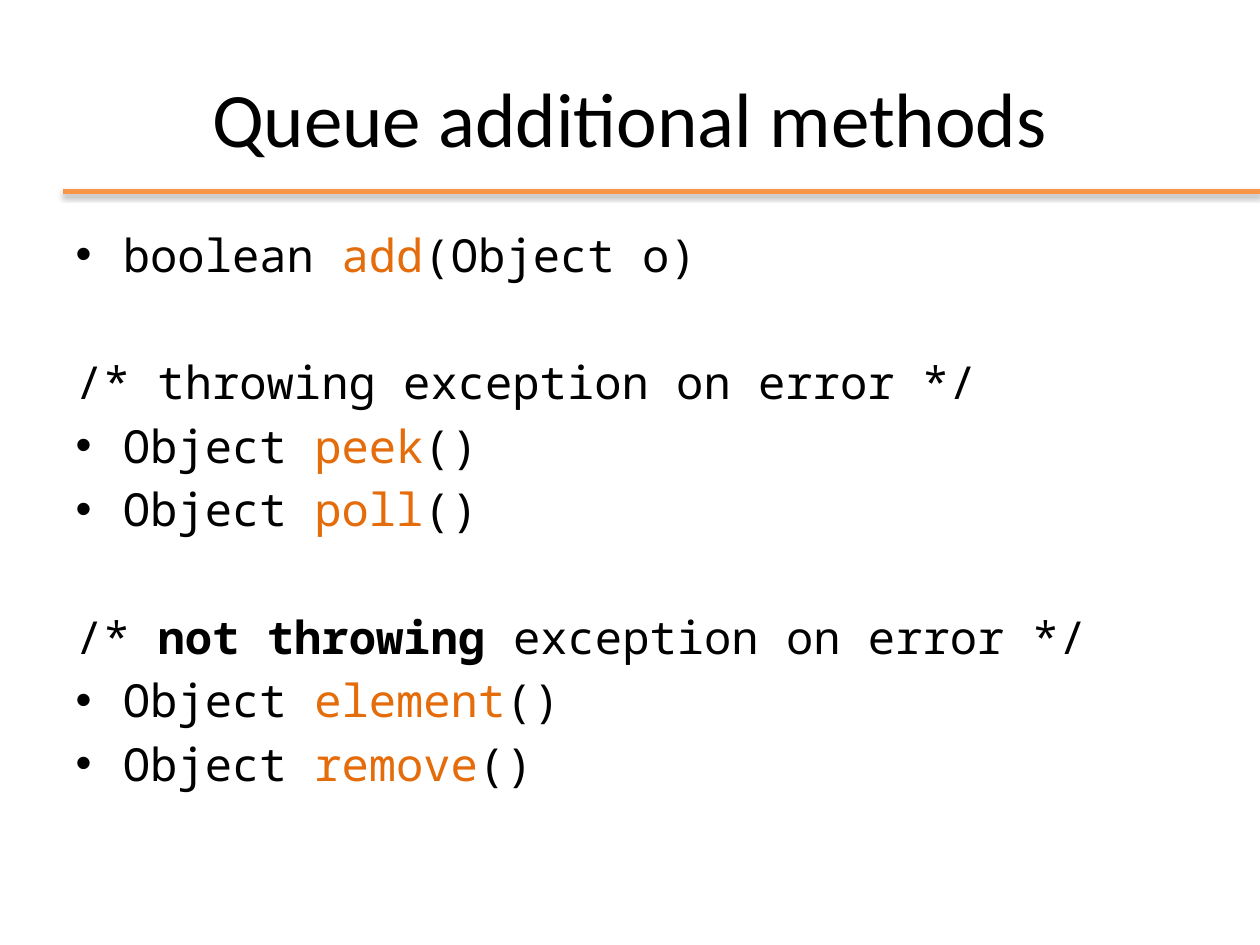
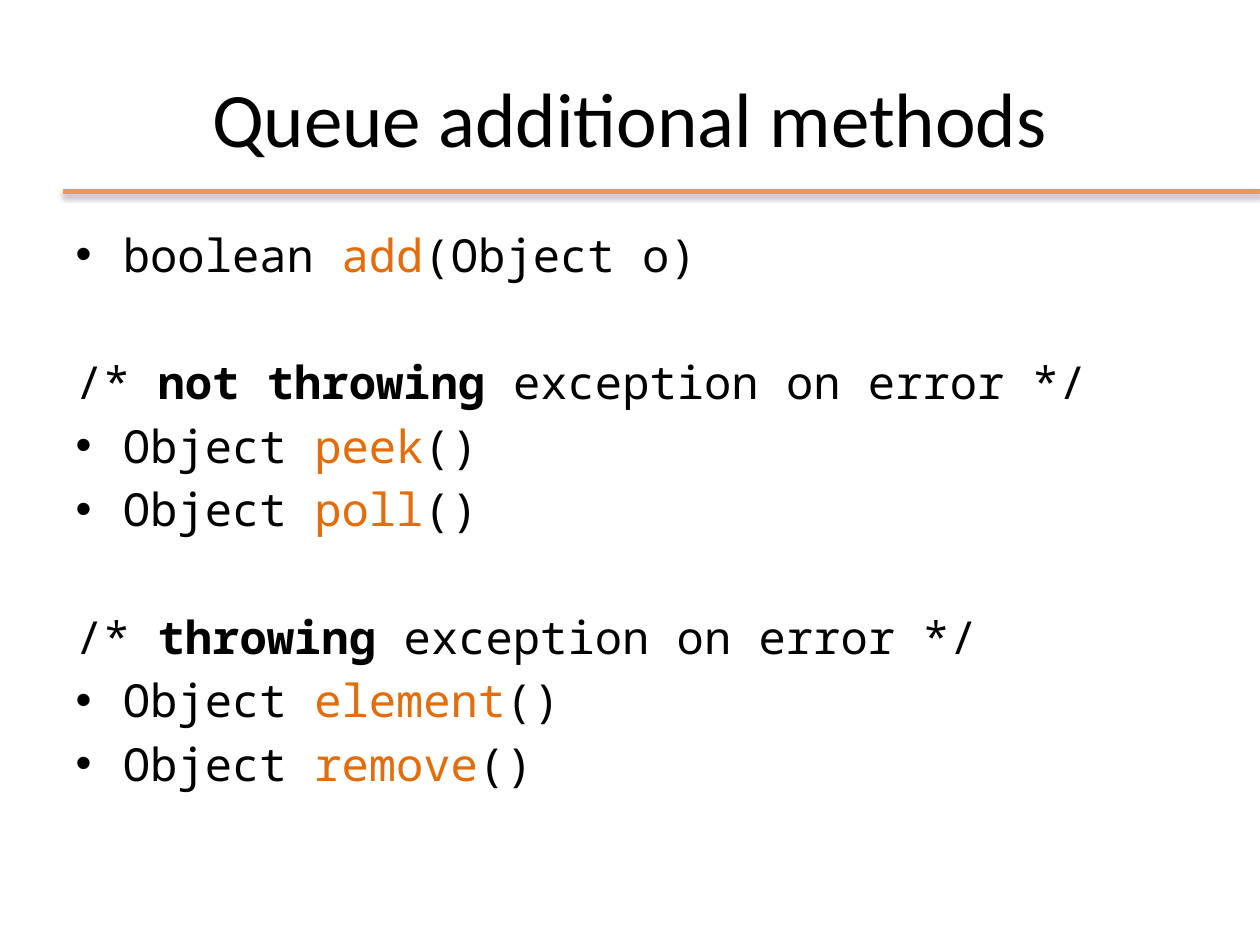
Before and after one commit to Andrea99-beep/ooprogramming, a slide deck: slide 29 of slides/ppt/04_Collections.pptx. Drawn at 1260x945 pixels with LibreOffice and Linux fonts; fonts in the diff are those of the drawing; background and template pictures are left out. Boxes give left, top, right and bottom in pixels: in the first picture for what was removed or moved away, otherwise in the second. Text is boxed around its words. In the diff, an @@ line names an element or a change of style, - is before the commit and + after.

```diff
--- a/slides/ppt/04_Collections.pptx
+++ b/slides/ppt/04_Collections.pptx
@@ text at [158, 363, 1005, 410]: text changed @@
-/* throwing exception on error */
+/* not throwing exception on error */
@@ text at [158, 618, 896, 665]: text changed @@
-/* not throwing exception on error */
+/* throwing exception on error */
```
Also in this commit, not shown: 3 other slides changed, 6 other files.
